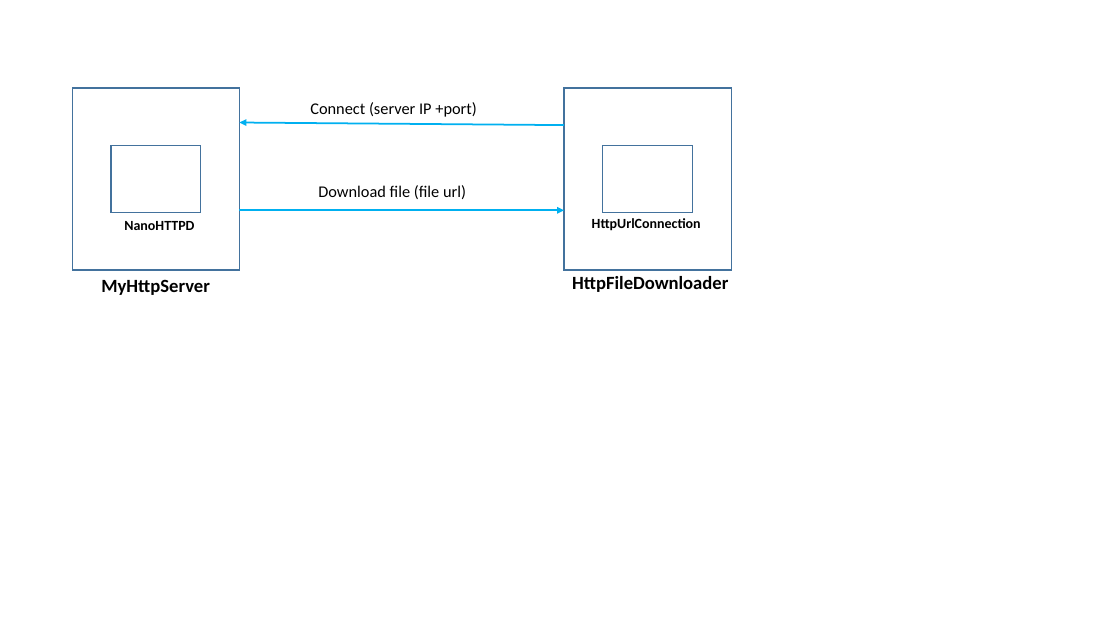
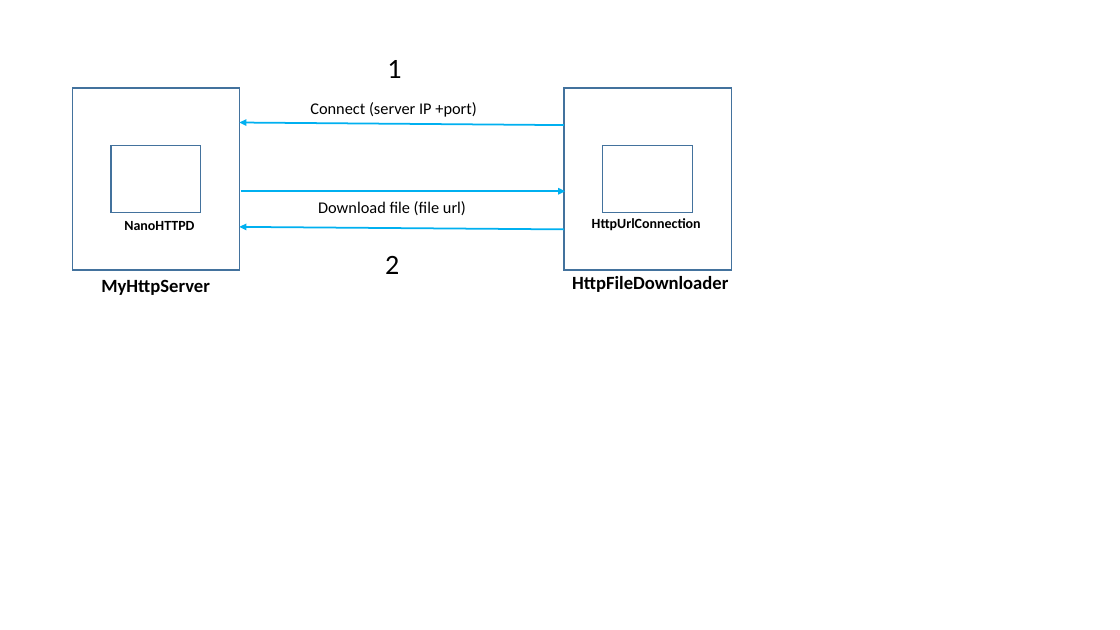
Before and after one commit to mjayari/PFE_Project, a slide deck: slide 4 of Présentation_image.pptx (slide 3 before the commit). Drawn at 1120x630 pixels with LibreOffice and Linux fonts; fonts in the diff are those of the drawing. Boxes give left, top, right and bottom in pixels: in the first picture for what was removed or moved away, otherwise in the second. Text is boxed around its words. In the diff, an @@ line names an element or a change of style, - is before the commit and + after.

```diff
--- a/Présentation_image.pptx
+++ b/Présentation_image.pptx
@@ text added at (x1=387, y1=60, x2=401, y2=78), 24 pt, text #000000 @@
+1
@@ arrow moved from (239, 210) - (564, 210) to (241, 192) - (565, 192) @@
@@ text "Download file (file url)" moved from (x1=318, y1=185, x2=466, y2=199) to (x1=318, y1=201, x2=466, y2=215) @@
@@ arrow added from (564, 229) to (239, 227), #00B0F0 1.5 pt @@
@@ text added at (x1=385, y1=256, x2=399, y2=274), 24 pt, text #000000 @@
+2
```
Also in this commit, not shown: 2 other slides changed, 5 slides added, 3 other files.
